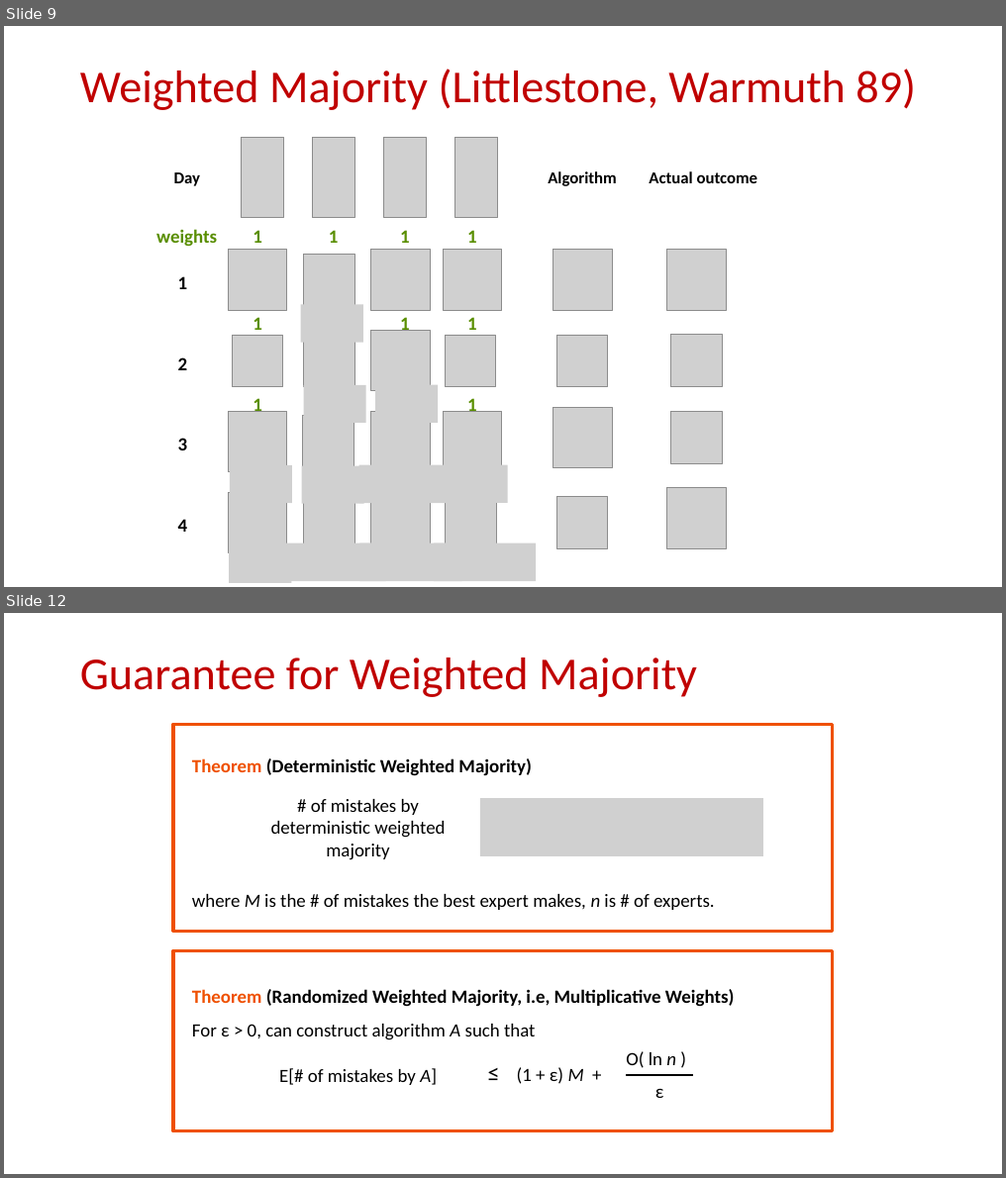
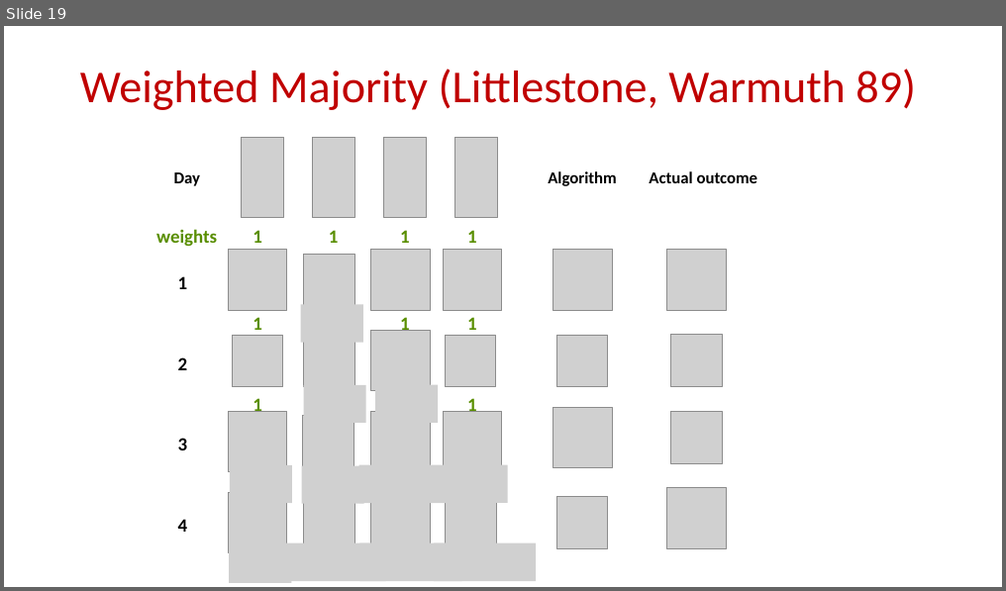
Before and after one commit to samsonzhou/samsonzhou.github.io, a slide deck: CSCE658-S24/L15.pptx. Shown one above the other, each under a label of ours: slides 9 and 12 before the commit, slide 19 after it; the slides between them are not shown. The pictures are 1006x1178 and 1006x591 pixels, drawn with LibreOffice and Linux fonts; fonts in the diff are those of the drawing; grey boxes stand for pictures. Boxes give left, top, right and bottom in pixels: in the first picture for what was removed or moved away, otherwise in the second. Text is boxed around its words. In the diff, an @@ line names an element or a change of style, - is before the commit and + after.

```diff
--- a/CSCE658-S24/L15.pptx
+++ b/CSCE658-S24/L15.pptx
@@ slide 12 removed at box(4, 613, 1002, 1174), background #FFFFFF @@
@@ title removed at box(80, 658, 697, 697) @@
-Guarantee for Weighted Majority
@@ rectangle removed at box(173, 724, 833, 931) @@
-Theorem (Deterministic Weighted Majority)
-where M is the # of mistakes the best expert makes, n is # of experts.
@@ text removed at box(271, 799, 445, 861) @@
-# of mistakes by deterministic weighted majority
@@ picture removed at box(480, 799, 763, 858) @@
@@ rectangle removed at box(173, 951, 833, 1132) @@
-Theorem (Randomized Weighted Majority, i.e, Multiplicative Weights)
-For ε > 0, can construct algorithm A such that
@@ text removed at box(626, 1052, 676, 1068) @@
-O( ln n )
@@ text removed at box(279, 1068, 437, 1085) @@
-E[# of mistakes by A]
@@ text removed at box(517, 1067, 584, 1084) @@
-≤ (1 + ε) M +
@@ line removed from (626, 1075) to (693, 1075) @@
@@ text removed at box(655, 1089, 664, 1098) @@
-ε
@@ what was slide 9 is now slide 19 @@
```
Also in this commit, not shown: 5 slides changed, 25 slides added, 3 other slides removed.
